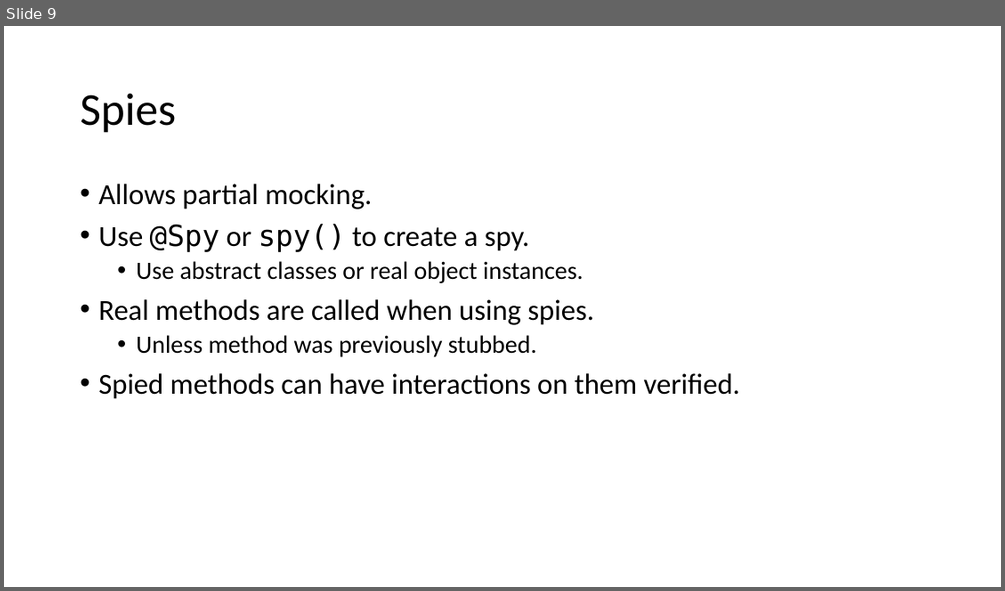
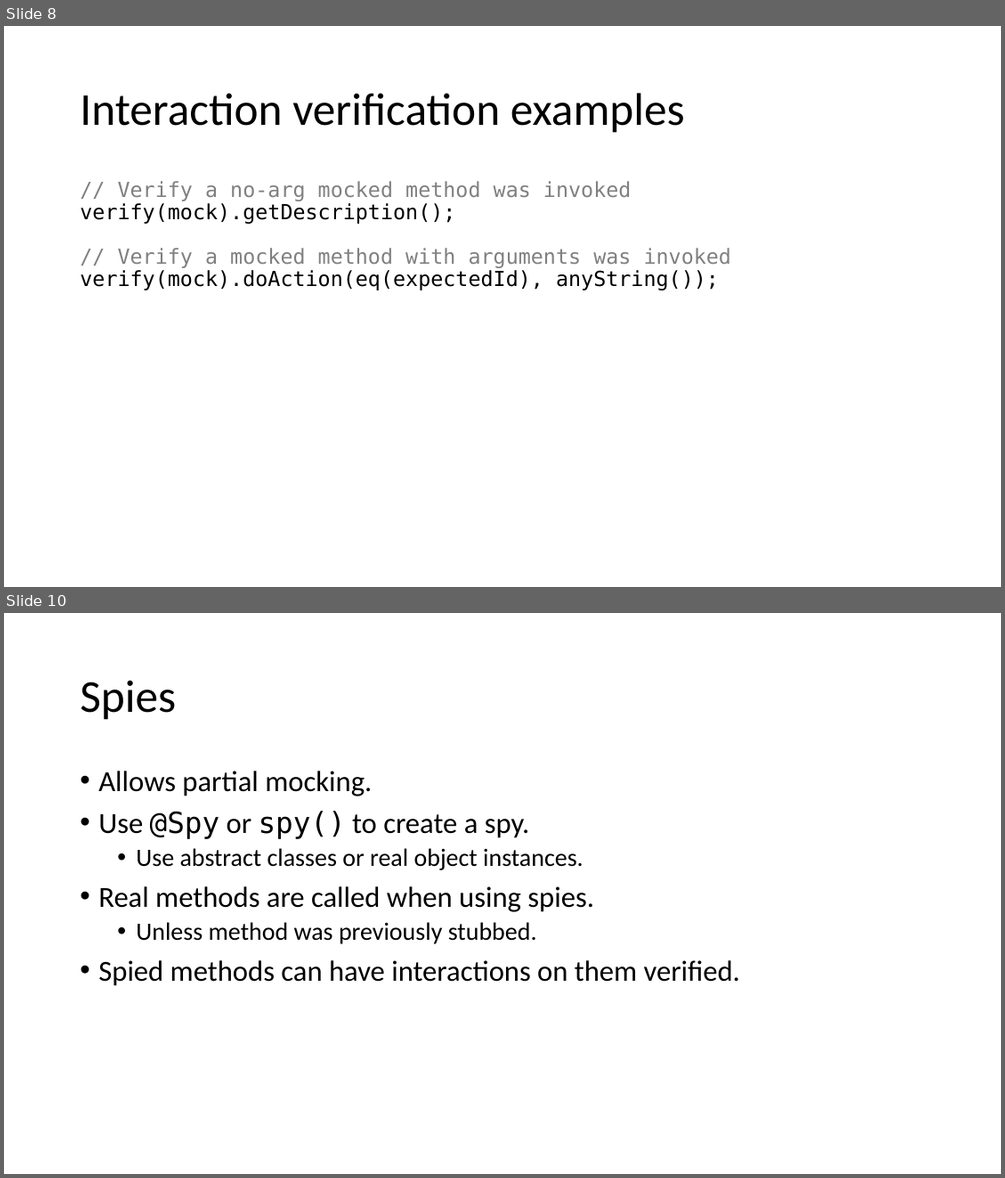
Before and after one commit to cebartling/test-driven, a slide deck: presentations/Introduction to Mockito.pptx. Shown one above the other, each under a label of ours: slide 9 before the commit, slides 8 and 10 after it; the slides between them are not shown. The pictures are 1005x591 and 1005x1178 pixels, drawn with LibreOffice and Linux fonts; fonts in the diff are those of the drawing. Boxes give left, top, right and bottom in pixels: in the first picture for what was removed or moved away, otherwise in the second. Text is boxed around its words. In the diff, an @@ line names an element or a change of style, - is before the commit and + after.

```diff
--- a/presentations/Introduction to Mockito.pptx
+++ b/presentations/Introduction to Mockito.pptx
@@ slide 8 added at bbox=[4, 26, 1001, 587], background #FFFFFF @@
@@ title added at bbox=[80, 93, 685, 133], 44 pt, text #000000 @@
+Interaction verification examples
@@ text added at bbox=[80, 181, 731, 290], 20 pt, text #808080 @@
+// Verify a no-arg mocked method was invoked
+verify(mock).getDescription();
+// Verify a mocked method with arguments was invoked
+verify(mock).doAction(eq(expectedId), anyString());
@@ what was slide 9 is now slide 10 @@
```
Also in this commit, not shown: 3 slides changed, 2 other slides added, 2 slides removed.
